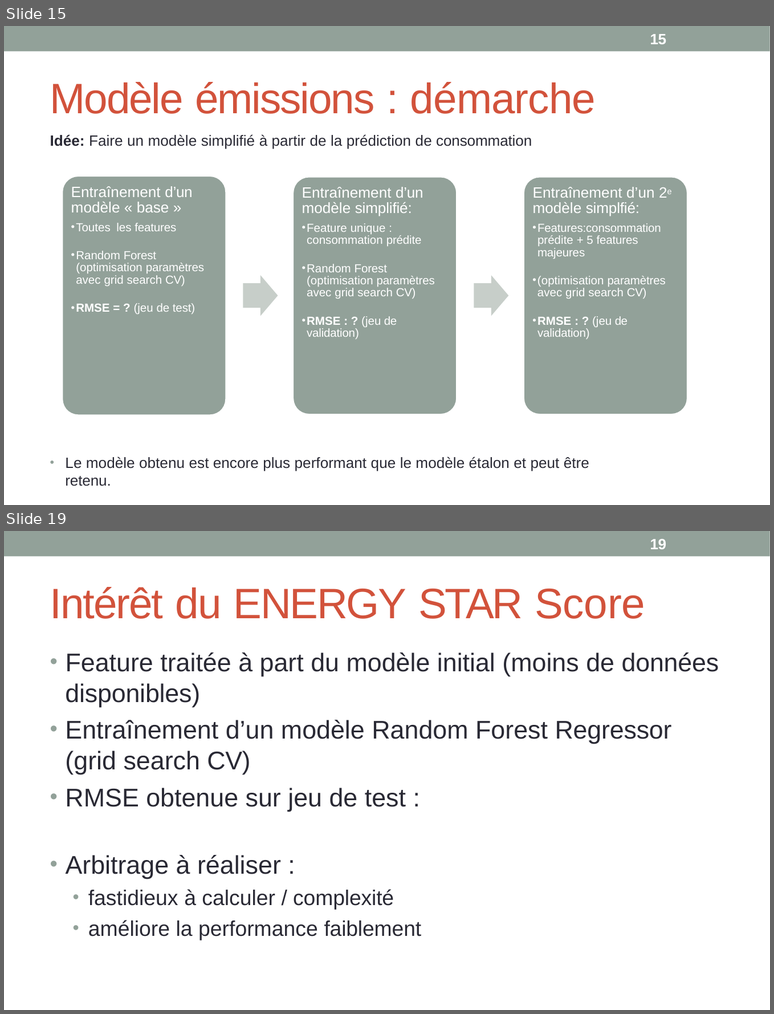
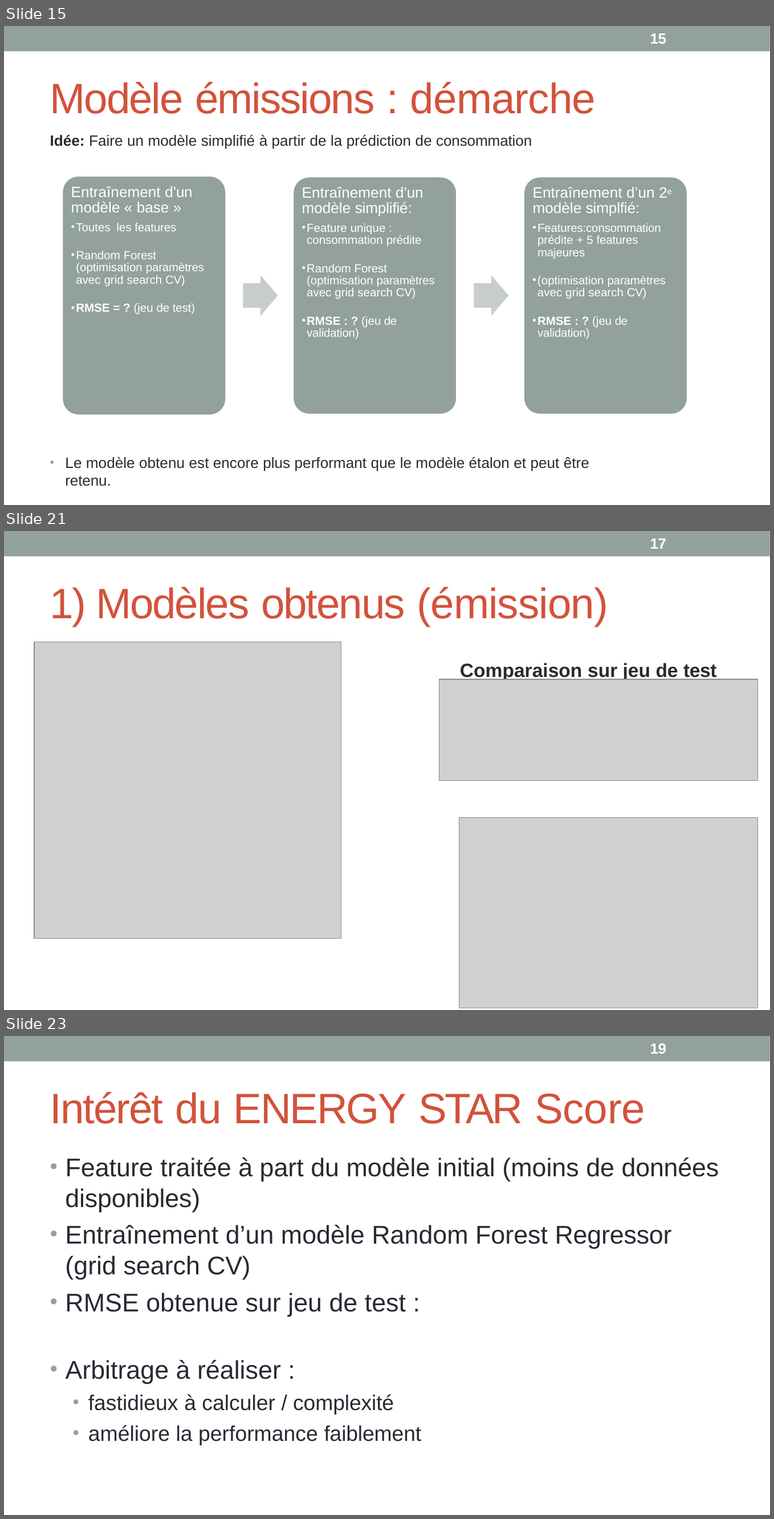
Before and after one commit to wdavid93/OpenClassRoom, a slide deck: Projet_4/Livrable/soutenance projet 4_mm .pptx. Shown one above the other, each under a label of ours: slides 15 and 19 before the commit, slides 15, 21 and 23 after it; the slides between them are not shown. The pictures are 774x1014 and 774x1519 pixels, drawn with LibreOffice and Linux fonts; fonts in the diff are those of the drawing; grey boxes stand for pictures. Boxes give left, top, right and bottom in pixels: in the first picture for what was removed or moved away, otherwise in the second. Text is boxed around its words. In the diff, an @@ line names an element or a change of style, - is before the commit and + after.

```diff
--- a/Projet_4/Livrable/soutenance projet 4_mm .pptx
+++ b/Projet_4/Livrable/soutenance projet 4_mm .pptx
@@ slide 21 added at box(4, 531, 770, 1010), background #FFFFFF; not listed: 1 template element that a slide beside it also shows @@
@@ text added at box(650, 538, 667, 549), 14 pt, text #FFFFFF, bold @@
+17
@@ title added at box(50, 587, 717, 680), 40 pt, text #D2523B @@
+1) Modèles obtenus (émission)
+Comparaison sur jeu de test
@@ picture added at box(34, 642, 341, 939) @@
@@ picture added at box(439, 680, 758, 781) @@
@@ picture added at box(459, 818, 758, 1008) @@
@@ what was slide 19 is now slide 23 @@
```
Also in this commit, not shown: 8 slides changed, 3 other slides added, 16 other files.
